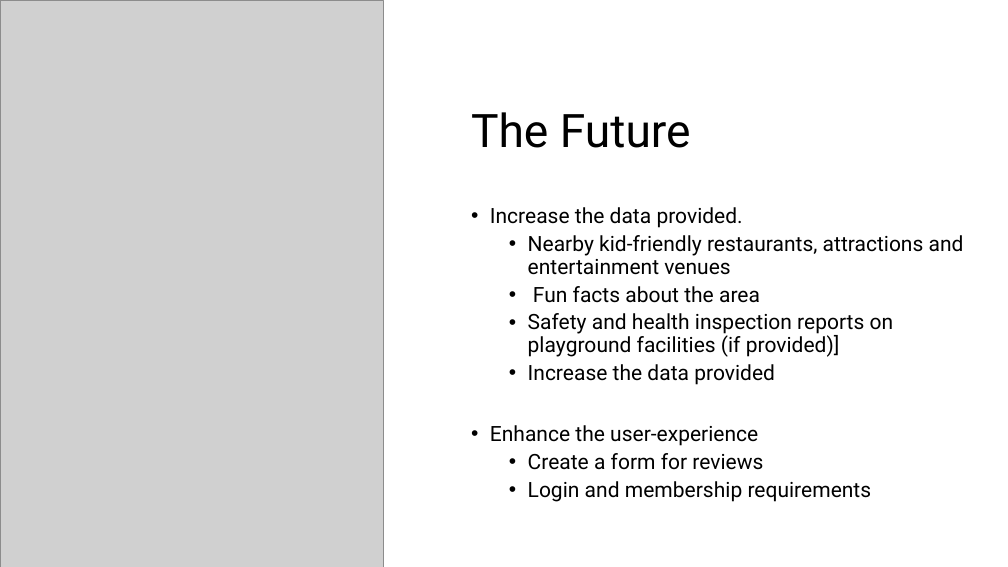
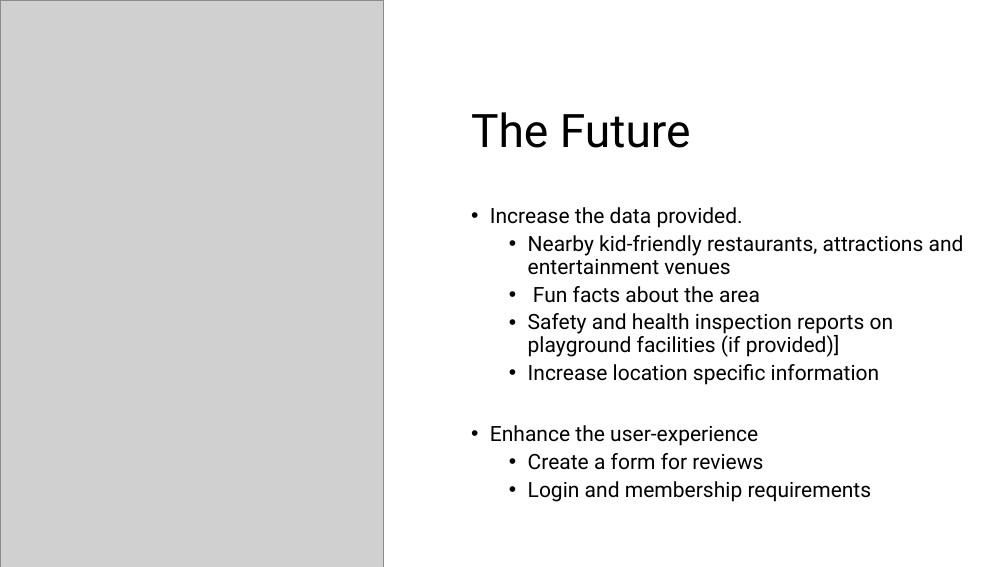
Before and after one commit to mgallagher06/GWCB_project-1, a slide deck: slide 6 of Playground Adventures!.pptx. Drawn at 1008x567 pixels with LibreOffice and Linux fonts; fonts in the diff are those of the drawing; grey boxes stand for pictures. Boxes give left, top, right and bottom in pixels: in the first picture for what was removed or moved away, otherwise in the second. Text is boxed around its words. In the diff, an @@ line names an element or a change of style, - is before the commit and + after.

```diff
--- a/Playground Adventures!.pptx
+++ b/Playground Adventures!.pptx
@@ text at (528,364,880,385): text changed @@
-  • Increase the data provided
+  • Increase location specific information
```
Also in this commit, not shown: 3 other slides changed.
